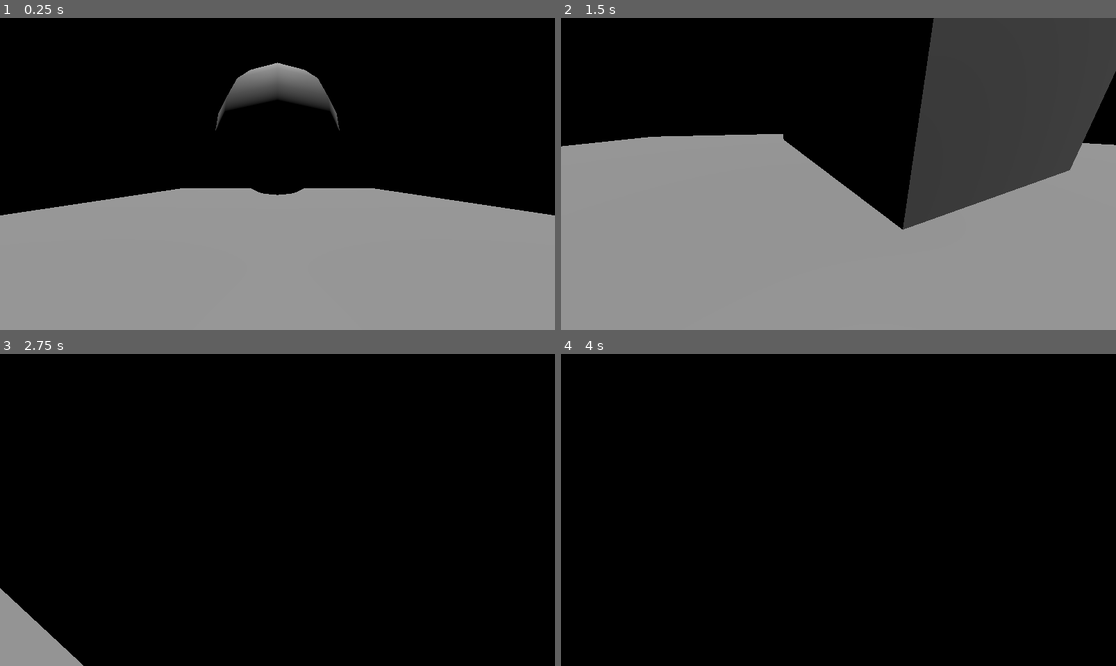
Above: before the commit, frames 1-4 (two rows, left to right).
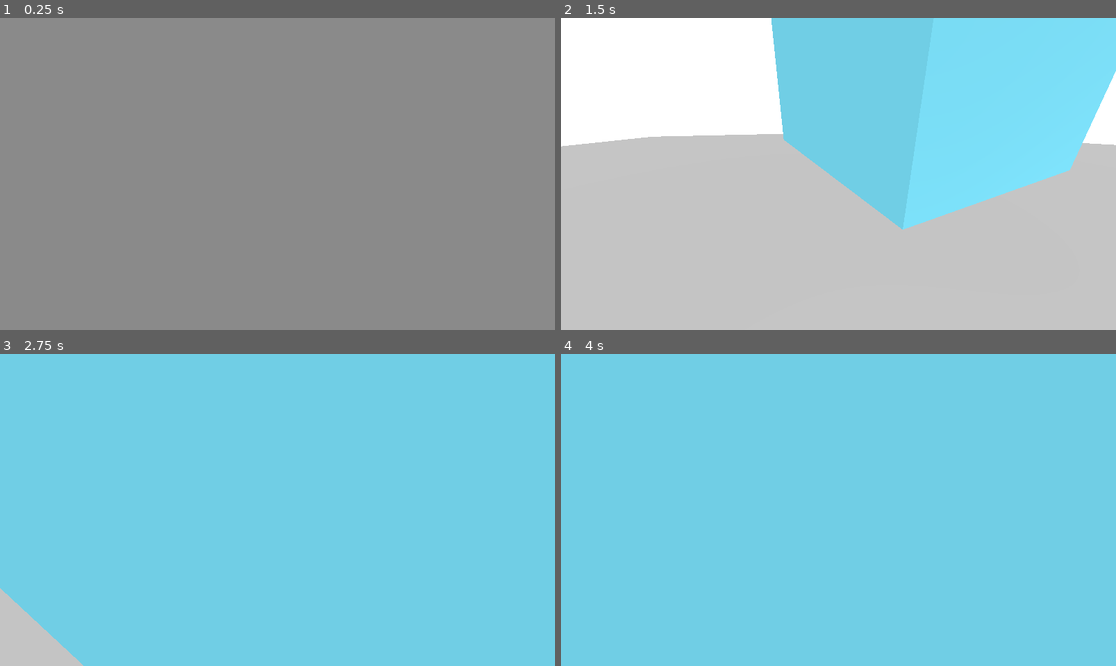
Above: after the commit, the same moments.

Repository: kennethbchen/Memory-Mall-Game
Game: Godot game, scene res://game.tscn
The game is run twice, just before and just after one commit, with the same random seed, the same clock (stepped at 60 frames per second) and the same inputs.
Inputs (mouse positions are in pixels of both pictures, inside the frame that each line leads up to):
- Up to frame 1 (0.25 s): no input
- Up to frame 2 (1.5 s): move the mouse to (960, 158) at 0.52 s; press the mouse at (960, 158) at 0.53 s; hold D (game_right) 0.53-1.28 s; move the mouse to (810, 174) at 1.27 s; release the mouse at (810, 174) at 1.28 s; hold W (game_forward) from 1.28 s (still down); click (810, 174) at 1.35 s
- Up to frame 3 (2.75 s): keep holding W (game_forward); move the mouse to (288, 503) at 2.02 s; press the mouse at (288, 503) at 2.03 s
- Up to frame 4 (4 s): keep holding W (game_forward); tap Enter at 2.75 s; move the mouse to (832, 516) at 2.77 s; release the mouse at (832, 516) at 2.78 s; click (832, 516) at 2.85 s; move the mouse to (877, 513) at 3.52 s; press the mouse at (877, 513) at 3.53 s

The runs differ from the first frame. In frame 1, 57% of the frame differs, in the area x 0-100%, y 0-64%; in frame 2, 100%, in the area x 0-100%, y 0-100%; in frame 3, 100%; in frame 4, 100%.

Commit message:
Made turbulent displace shader but having it as a next pass does not work

Diff:
--- a/edge_detect.gdshader
+++ b/edge_detect.gdshader
@@ -1,16 +1,19 @@
 shader_type spatial;
 render_mode unshaded;
 
+// Combines the depth and normal edge detecting approaches from:
 // https://godotshaders.com/shader/depth-based-edge-detection-with-sobel-operator-screenspace/
-
 // https://godotshaders.com/shader/normal-based-edge-detection-with-sobel-operator-screenspace/
 
 uniform sampler2D SCREEN_TEXTURE: hint_screen_texture, filter_linear_mipmap;
+uniform sampler2D NORMAL_TEXTURE : hint_normal_roughness_texture, filter_linear_mipmap;
 uniform sampler2D DEPTH_TEXTURE: hint_depth_texture, filter_linear_mipmap;
 
-uniform float edge_threshold = 0.1;
-uniform vec3 line_color: source_color = vec3(1.0);
-uniform vec3 background_color: source_color = vec3(0.0);
+uniform float normal_threshold = 0.5;
+uniform float depth_threshold = 3;
+
+uniform vec3 line_color: source_color = vec3(0.0);
+uniform vec3 background_color: source_color = vec3(1.0);
 
 const mat3 sobel_y = mat3(
 	vec3(1.0, 0.0, -1.0),
@@ -34,41 +37,60 @@
 	return linear_depth;
 }
 
+float sobel(mat3 surrounding) {
+
+	float edge_x = dot(sobel_x[0], surrounding[0]) + dot(sobel_x[1], surrounding[1]) + dot(sobel_x[2], surrounding[2]);
+	float edge_y = dot(sobel_y[0], surrounding[0]) + dot(sobel_y[1], surrounding[1]) + dot(sobel_y[2], surrounding[2]);
+
+	float edge = sqrt(pow(edge_x, 2.0)+pow(edge_y, 2.0));
+
+	return edge;
+}
+
 void vertex(){
 	POSITION = vec4(VERTEX, 1.0);
 }
 
 void fragment() {
 	vec2 uv = SCREEN_UV;
+
+	vec3 normal = texture(NORMAL_TEXTURE, uv).rgb;
+	normal = normal * 2.0 - 1.0;
+
 	vec4 screen_color = texture(SCREEN_TEXTURE, uv);
 
-	float depth = linearize_depth(uv, INV_PROJECTION_MATRIX);
+
 
 	vec2 offset = 1.0 / VIEWPORT_SIZE;
 
-	float n = linearize_depth(uv + vec2(0.0, -offset.y), INV_PROJECTION_MATRIX);
-	float s = linearize_depth(uv + vec2(0.0, offset.y), INV_PROJECTION_MATRIX);
-	float e = linearize_depth(uv + vec2(offset.x, 0.0), INV_PROJECTION_MATRIX);
-	float w = linearize_depth(uv + vec2(-offset.x, 0.0), INV_PROJECTION_MATRIX);
-	float nw = linearize_depth(uv + vec2(-offset.x, -offset.y), INV_PROJECTION_MATRIX);
-	float ne = linearize_depth(uv + vec2(offset.x, -offset.y), INV_PROJECTION_MATRIX);
-	float sw = linearize_depth(uv + vec2(-offset.x, offset.y), INV_PROJECTION_MATRIX);
-	float se = linearize_depth(uv + vec2(offset.x, offset.y), INV_PROJECTION_MATRIX);
+	// First 3 values are x,y,z normals. Last value is depth
+	vec4 c = vec4(normal, linearize_depth(uv, INV_PROJECTION_MATRIX));
+	vec4 n = vec4(texture(NORMAL_TEXTURE, uv + vec2(0.0, -offset.y)).rgb, linearize_depth(uv + vec2(0.0, -offset.y), INV_PROJECTION_MATRIX));
+	vec4 s = vec4(texture(NORMAL_TEXTURE, uv + vec2(0.0, offset.y)).rgb, linearize_depth(uv + vec2(0.0, offset.y), INV_PROJECTION_MATRIX));
+	vec4 e = vec4(texture(NORMAL_TEXTURE, uv + vec2(offset.x, 0.0)).rgb, linearize_depth(uv + vec2(offset.x, 0.0), INV_PROJECTION_MATRIX));
+	vec4 w = vec4(texture(NORMAL_TEXTURE, uv + vec2(-offset.x, 0.0)).rgb, linearize_depth(uv + vec2(-offset.x, 0.0), INV_PROJECTION_MATRIX));
+	vec4 nw = vec4(texture(NORMAL_TEXTURE, uv + vec2(-offset.x, -offset.y)).rgb, linearize_depth(uv + vec2(-offset.x, -offset.y), INV_PROJECTION_MATRIX));
+	vec4 ne = vec4(texture(NORMAL_TEXTURE, uv + vec2(offset.x, -offset.y)).rgb, linearize_depth(uv + vec2(offset.x, -offset.y), INV_PROJECTION_MATRIX));
+	vec4 sw = vec4(texture(NORMAL_TEXTURE, uv + vec2(-offset.x, offset.y)).rgb, linearize_depth(uv + vec2(-offset.x, offset.y), INV_PROJECTION_MATRIX));
+	vec4 se = vec4(texture(NORMAL_TEXTURE, uv + vec2(offset.x, offset.y)).rgb, linearize_depth(uv + vec2(offset.x, offset.y), INV_PROJECTION_MATRIX));
 
-	mat3 surrounding_pixels = mat3(
-		vec3(nw, n, ne),
-		vec3(w, depth, e),
-		vec3(sw, s, se)
+	mat3 surrounding_depths = mat3(
+		vec3(nw.w, n.w, ne.w),
+		vec3(w.w,  c.w, e.w),
+		vec3(sw.w, s.w, se.w)
 	);
 
-	float edge_x = dot(sobel_x[0], surrounding_pixels[0]) + dot(sobel_x[1], surrounding_pixels[1]) + dot(sobel_x[2], surrounding_pixels[2]);
-	float edge_y = dot(sobel_y[0], surrounding_pixels[0]) + dot(sobel_y[1], surrounding_pixels[1]) + dot(sobel_y[2], surrounding_pixels[2]);
+	mat3 surrounding_normals = mat3(
+		vec3(length(nw.rgb-normal), length(n.rgb-normal), length(ne.rgb-normal)),
+		vec3(length(w.rgb-normal), length(normal.rgb-normal), length(e.rgb-normal)),
+		vec3(length(sw.rgb-normal), length(s.rgb-normal), length(se.rgb-normal))
+	);
 
-	float edge = sqrt(pow(edge_x, 2.0)+pow(edge_y, 2.0));
+	float edge_confidence = sobel(surrounding_normals);
 
-	if (edge > edge_threshold) {
+	if (sobel(surrounding_normals) > normal_threshold || sobel(surrounding_depths) > depth_threshold) {
 		ALBEDO = line_color;
 	} else {
-		ALBEDO = background_color;
+		ALBEDO = screen_color.rgb;
 	}
 }
--- /dev/null
+++ b/edge_detect_material.tres
@@ -0,0 +1,11 @@
+[gd_resource type="ShaderMaterial" load_steps=2 format=3 uid="uid://c570223gepdw3"]
+
+[ext_resource type="Shader" path="res://edge_detect.gdshader" id="1_g0702"]
+
+[resource]
+render_priority = 0
+shader = ExtResource("1_g0702")
+shader_parameter/normal_threshold = 0.5
+shader_parameter/depth_threshold = 3.0
+shader_parameter/line_color = Color(0, 0, 0, 1)
+shader_parameter/background_color = Color(1, 1, 1, 1)
--- a/game.tscn
+++ b/game.tscn
@@ -3,7 +3,12 @@
 [ext_resource type="Script" path="res://scripts/orbit_camera_controller.gd" id="1_20s52"]
 [ext_resource type="Script" path="res://scripts/debug_commands.gd" id="1_ql8j7"]
 [ext_resource type="Script" path="res://scripts/player.gd" id="3_lntuk"]
-[ext_resource type="Shader" path="res://edge_detect.gdshader" id="4_1qfxn"]
+[ext_resource type="Material" uid="uid://c570223gepdw3" path="res://edge_detect_material.tres" id="4_8b2bj"]
+
+[sub_resource type="BoxMesh" id="BoxMesh_11nbj"]
+material = ExtResource("4_8b2bj")
+flip_faces = true
+size = Vector3(2, 2, 1)
 
 [sub_resource type="ProceduralSkyMaterial" id="ProceduralSkyMaterial_xiae6"]
 
@@ -11,27 +16,24 @@
 sky_material = SubResource("ProceduralSkyMaterial_xiae6")
 
 [sub_resource type="Environment" id="Environment_4xc2f"]
-background_mode = 2
-background_energy_multiplier = 0.0
+background_mode = 1
+background_color = Color(1, 1, 1, 1)
 sky = SubResource("Sky_je8ax")
 
 [sub_resource type="CapsuleShape3D" id="CapsuleShape3D_qwty5"]
 
-[sub_resource type="ShaderMaterial" id="ShaderMaterial_uusni"]
-render_priority = 0
-shader = ExtResource("4_1qfxn")
-shader_parameter/edge_threshold = 0.1
-shader_parameter/line_color = Color(1, 1, 1, 1)
-shader_parameter/background_color = Color(0, 0, 0, 1)
-
-[sub_resource type="BoxMesh" id="BoxMesh_aqsk8"]
-material = SubResource("ShaderMaterial_uusni")
-flip_faces = true
-size = Vector3(2, 2, 1)
+[sub_resource type="StandardMaterial3D" id="StandardMaterial3D_fv2lo"]
+albedo_color = Color(0.439216, 0.807843, 0.898039, 1)
 
 [node name="Game" type="Node3D"]
 
 [node name="Env" type="Node" parent="."]
+
+[node name="EdgeDetectorEffect" type="MeshInstance3D" parent="Env"]
+transform = Transform3D(1, 0, 0, 0, 1, 0, 0, 0, 1, 0, 3.41825, 0)
+extra_cull_margin = 16384.0
+mesh = SubResource("BoxMesh_11nbj")
+skeleton = NodePath("../..")
 
 [node name="WorldEnvironment" type="WorldEnvironment" parent="Env"]
 environment = SubResource("Environment_4xc2f")
@@ -63,6 +65,7 @@
 camera = NodePath("../OrbitCameraController/Camera3D")
 
 [node name="CollisionShape3D" type="CollisionShape3D" parent="Player"]
+transform = Transform3D(1, 0, 0, 0, 1, 0.000645772, 0, -0.000645772, 1, 0, 0, 0)
 shape = SubResource("CapsuleShape3D_qwty5")
 
 [node name="Ground" type="CSGBox3D" parent="."]
@@ -71,22 +74,23 @@
 size = Vector3(41.6331, 0.484252, 67.2998)
 
 [node name="Ground3" type="CSGBox3D" parent="."]
-transform = Transform3D(1, 0, 0, 0, 1, 0, 0, 0, 1, 0, 16.0806, 0)
+transform = Transform3D(1, 0, 0, 0, 1, 0, 0, 0, 1, -25.4317, 16.0806, 0)
 use_collision = true
 size = Vector3(41.6331, 0.484252, 67.2998)
 
 [node name="Ground2" type="CSGBox3D" parent="."]
-transform = Transform3D(1, 0, 0, 0, 1, 0, 0, 0, 1, 0, 3.68358, 11.9903)
+transform = Transform3D(1, 0, 0, 0, 1, 0, 0, 0, 1, 0, 5.39747, 11.9903)
 use_collision = true
 size = Vector3(8.37695, 13.105, 17.5371)
+material = SubResource("StandardMaterial3D_fv2lo")
+
+[node name="Ground4" type="CSGBox3D" parent="."]
+transform = Transform3D(1, 0, 0, 0, 1, 0, 0, 0, 1, -7.76644, 5.39747, 11.9903)
+use_collision = true
+size = Vector3(2.02344, 5.25684, 6.4314)
 
 [node name="CSGSphere3D" type="CSGSphere3D" parent="."]
 transform = Transform3D(1, 0, 0, 0, 1, 0, 0, 0, 1, 0, 4.03546, -3.81947)
 radius = 1.452
 radial_segments = 9
 rings = 10
-
-[node name="MeshInstance3D" type="MeshInstance3D" parent="."]
-transform = Transform3D(1, 0, 0, 0, 1, 0, 0, 0, 1, 0, 4.26611, 0)
-extra_cull_margin = 16384.0
-mesh = SubResource("BoxMesh_aqsk8")
--- /dev/null
+++ b/turbulent_displace.gdshader
@@ -0,0 +1,30 @@
+shader_type spatial;
+render_mode unshaded;
+
+// https://www.shadertoy.com/view/MscSzf
+
+uniform sampler2D SCREEN_TEXTURE: hint_screen_texture, filter_linear_mipmap;
+
+uniform sampler2D NOISE_PATTERN;
+
+uniform float noise_amount = 0.01;
+uniform float error_range = 0.001;
+uniform float error_period = 0.1;
+
+void vertex(){
+	POSITION = vec4(VERTEX, 1.0);
+}
+
+void fragment() {
+
+	vec2 uv = SCREEN_UV;
+
+	float noise = texture(NOISE_PATTERN, uv).r * noise_amount;
+
+	uv = uv + vec2(error_range * sin(error_period * uv.y) + noise, error_range * sin(error_period * uv.x) + noise);
+
+	vec4 screen_color = textureLod(SCREEN_TEXTURE, uv, 0.0);
+
+	ALBEDO = screen_color.rgb;
+
+}
--- /dev/null
+++ b/turbulent_displace.tres
@@ -0,0 +1,17 @@
+[gd_resource type="ShaderMaterial" load_steps=4 format=3 uid="uid://ki7ch6eldh6n"]
+
+[ext_resource type="Shader" path="res://turbulent_displace.gdshader" id="1_lsf1x"]
+
+[sub_resource type="FastNoiseLite" id="FastNoiseLite_bl85o"]
+offset = Vector3(5.35, 0, 0)
+
+[sub_resource type="NoiseTexture2D" id="NoiseTexture2D_6xnal"]
+noise = SubResource("FastNoiseLite_bl85o")
+
+[resource]
+render_priority = 0
+shader = ExtResource("1_lsf1x")
+shader_parameter/noise_amount = 0.01
+shader_parameter/error_range = 0.001
+shader_parameter/error_period = 0.1
+shader_parameter/NOISE_PATTERN = SubResource("NoiseTexture2D_6xnal")
